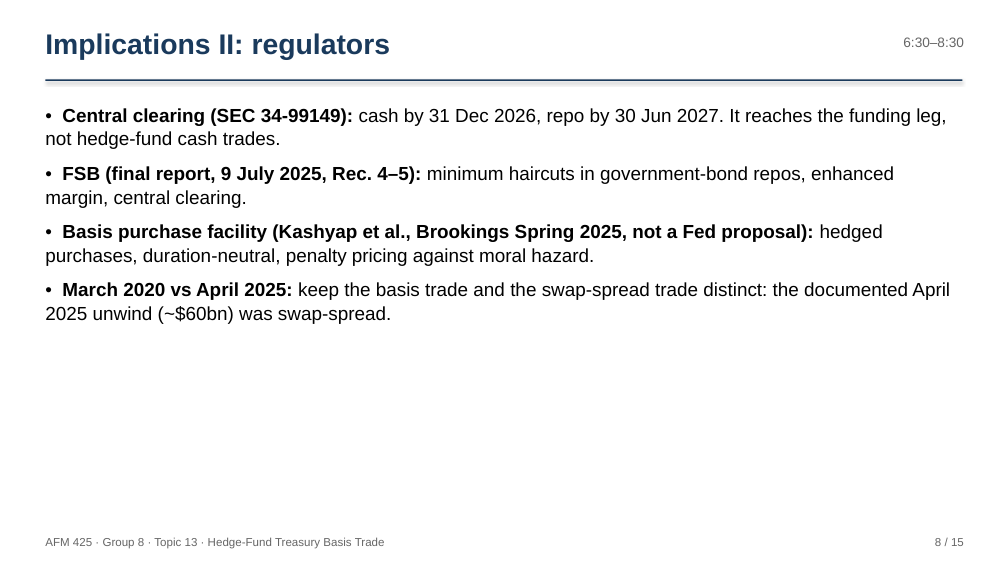
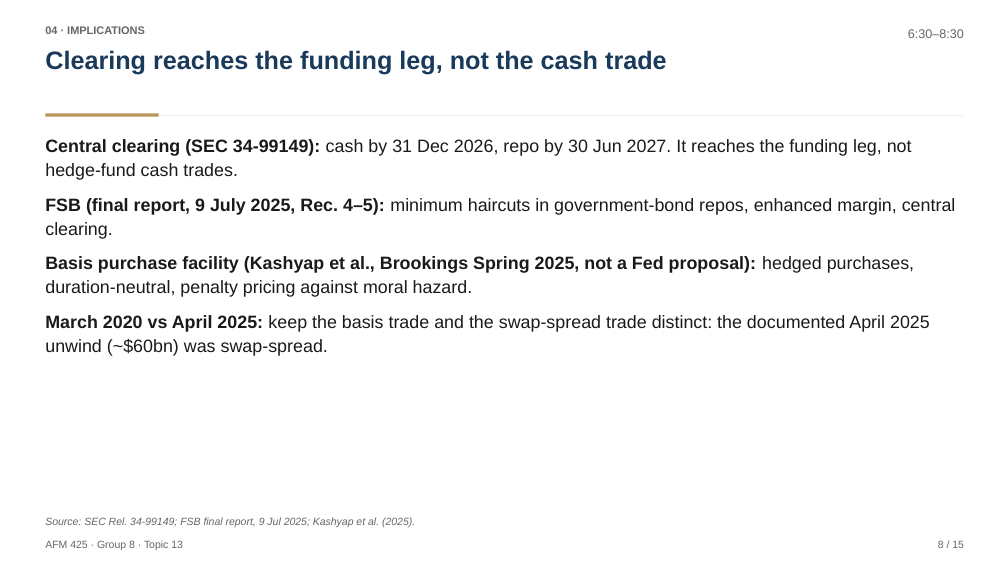
Before and after one commit to faketut/course, a slide deck: slide 8 of afm425/project/presentation/AFM425 Presentation Group 8.pptx. Drawn at 1008x567 pixels with LibreOffice and Linux fonts; fonts in the diff are those of the drawing. Boxes give left, top, right and bottom in pixels: in the first picture for what was removed or moved away, otherwise in the second. Text is boxed around its words. In the diff, an @@ line names an element or a change of style, - is before the commit and + after.

Commit message:
AFM425 Group 8: restyle deck PPTX (McKinsey/IB conventions)
- Action titles (claims with numbers), section kickers, source lines
- Navy cover, KPI band on quant slide, highlighted thesis row in stress table
- Numbered blocks for implications/takeaways. Content unchanged.

```diff
--- a/afm425/project/presentation/AFM425 Presentation Group 8.pptx
+++ b/afm425/project/presentation/AFM425 Presentation Group 8.pptx
@@ text at [45,26,145,34]: text changed; size 27 to 10.5 pt; text colour #1A3A5C to #666666 @@
-Implications II: regulators
+04 · IMPLICATIONS
@@ text "6:30–8:30": place and size @@
-text "6:30–8:30" at [903,37,964,47]
+text "6:30–8:30" at [908,29,964,38]
@@ text "6:30–8:30" at [908,29,964,38]: size 13 to 12 pt; line spacing 1 to 1.1; more space between paragraphs @@
@@ text added at [45,50,667,74], 24 pt, text #1A3A5C, bold @@
+Clearing reaches the funding leg, not the cash trade
@@ rectangle: place and size @@
-rectangle at [45,79,963,81]
+rectangle at [45,115,963,116]
@@ rectangle at [45,115,963,116]: fill #1A3A5C to #EDF2F7; shadow off @@
@@ rectangle added at [45,113,159,116], fill #B9975B @@
@@ text at [45,139,956,356]: text changed; size 18 to 17 pt; text colour #000000 to #1A1A1A @@
-• Central clearing (SEC 34-99149): cash by 31 Dec 2026, repo by 30 Jun 2027. It reaches the funding leg, not hedge-fund cash trades.
-• FSB (final report, 9 July 2025, Rec. 4–5): minimum haircuts in government-bond repos, enhanced margin, central clearing.
-• Basis purchase facility (Kashyap et al., Brookings Spring 2025, not a Fed proposal): hedged purchases, duration-neutral, penalty pricing against moral hazard.
-• March 2020 vs April 2025: keep the basis trade and the swap-spread trade distinct: the documented April 2025 unwind (~$60bn) was swap-spread.
+Central clearing (SEC 34-99149): cash by 31 Dec 2026, repo by 30 Jun 2027. It reaches the funding leg, not hedge-fund cash trades.
+FSB (final report, 9 July 2025, Rec. 4–5): minimum haircuts in government-bond repos, enhanced margin, central clearing.
+Basis purchase facility (Kashyap et al., Brookings Spring 2025, not a Fed proposal): hedged purchases, duration-neutral, penalty pricing against moral hazard.
+March 2020 vs April 2025: keep the basis trade and the swap-spread trade distinct: the documented April 2025 unwind (~$60bn) was swap-spread.
@@ text added at [45,517,415,527], 10 pt, text #666666, italic @@
+Source: SEC Rel. 34-99149; FSB final report, 9 Jul 2025; Kashyap et al. (2025).
@@ text "8 / 15" at [938,541,964,548]: size 11 to 10 pt; line spacing 1 to 1.1; more space between paragraphs @@
@@ text at [45,540,183,550]: text changed; size 11 to 10 pt @@
-AFM 425 · Group 8 · Topic 13 · Hedge-Fund Treasury Basis Trade
+AFM 425 · Group 8 · Topic 13
```
Also in this commit, not shown: 14 other slides changed.
